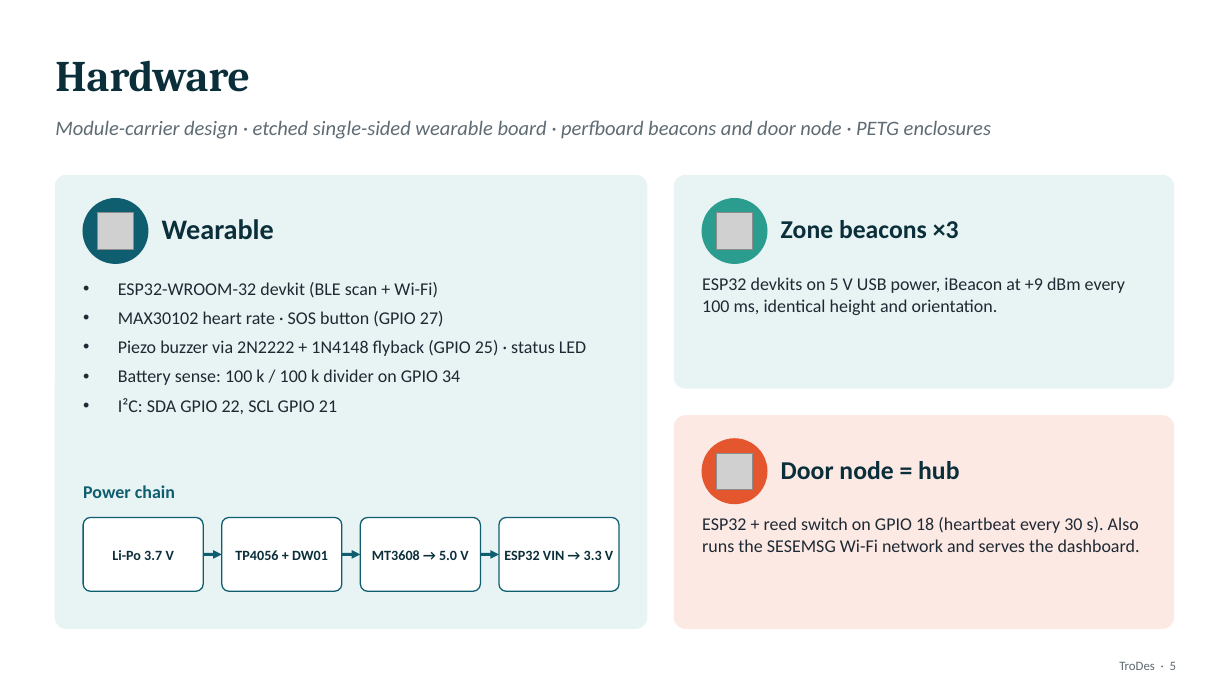
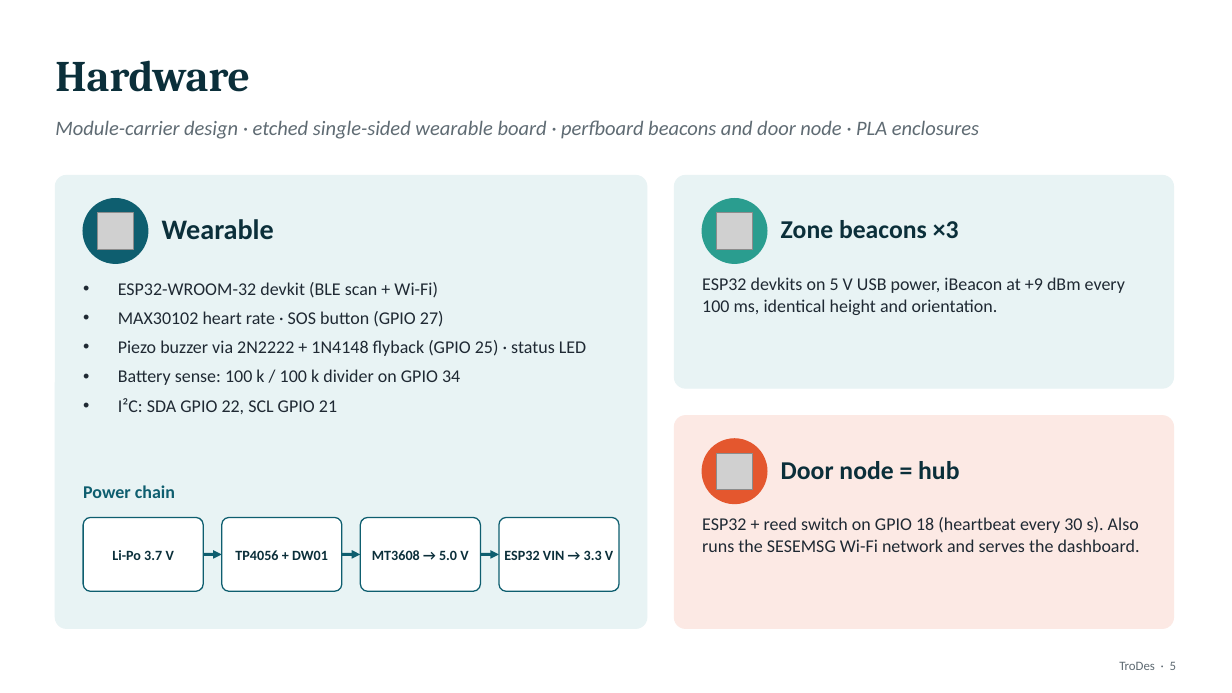
Before and after one commit to Jeju2004/SESEM, a slide deck: slide 5 of deliverables/drafts/TroDes_Defense_Presentation_DRAFT_v0.3.pptx. Drawn at 1232x693 pixels with LibreOffice and Linux fonts; fonts in the diff are those of the drawing; grey boxes stand for pictures. Boxes give left, top, right and bottom in pixels: in the first picture for what was removed or moved away, otherwise in the second. Text is boxed around its words. In the diff, an @@ line names an element or a change of style, - is before the commit and + after.

```diff
--- a/deliverables/drafts/TroDes_Defense_Presentation_DRAFT_v0.3.pptx
+++ b/deliverables/drafts/TroDes_Defense_Presentation_DRAFT_v0.3.pptx
@@ text at [55, 120, 979, 139]: text changed @@
-Module-carrier design · etched single-sided wearable board · perfboard beacons and door node · PETG enclosures
+Module-carrier design · etched single-sided wearable board · perfboard beacons and door node · PLA enclosures
```
Also in this commit, not shown: 2 other slides changed, 8 other files.
